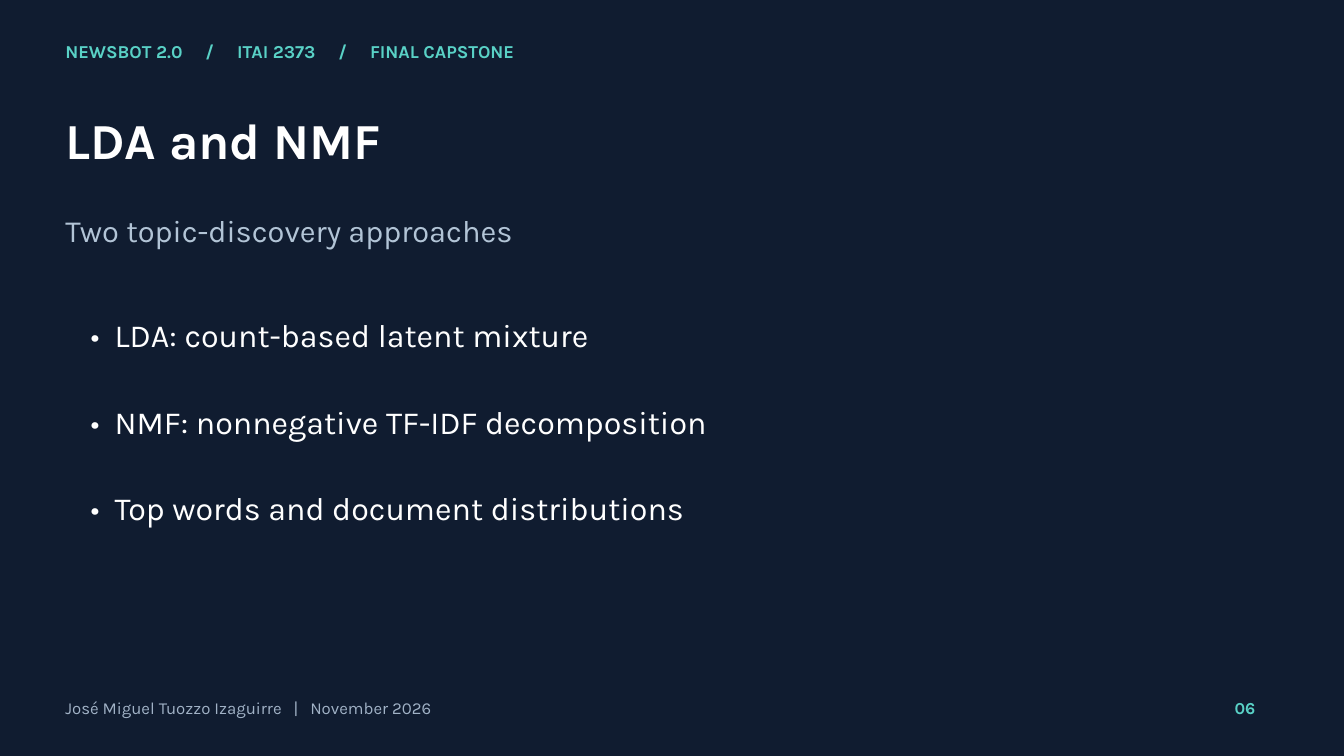
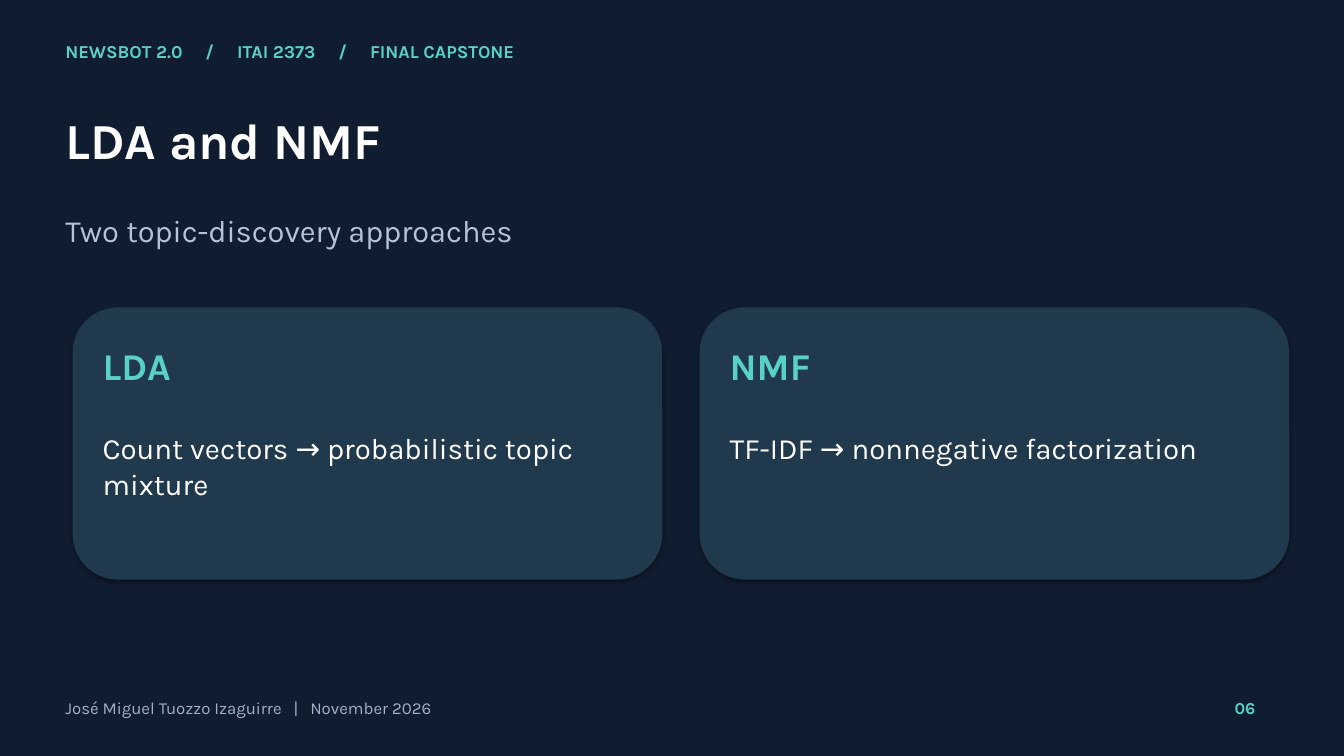
Before and after one commit to jtuozzo1616/Jose-Tuozzo-AI-Portfolio, a slide deck: slide 6 of ITAI2373-NewsBot-Final/reports/presentation.pptx. Drawn at 1344x756 pixels with LibreOffice and Linux fonts; fonts in the diff are those of the drawing. Boxes give left, top, right and bottom in pixels: in the first picture for what was removed or moved away, otherwise in the second. Text is boxed around its words. In the diff, an @@ line names an element or a change of style, - is before the commit and + after.

```diff
--- a/ITAI2373-NewsBot-Final/reports/presentation.pptx
+++ b/ITAI2373-NewsBot-Final/reports/presentation.pptx
@@ rounded rectangle added at (x1=73, y1=308, x2=662, y2=580), fill #20394D @@
@@ text removed at (x1=115, y1=325, x2=588, y2=348) @@
-• LDA: count-based latent mixture
@@ rounded rectangle added at (x1=700, y1=308, x2=1290, y2=580), fill #20394D @@
@@ text added at (x1=103, y1=355, x2=171, y2=380), 27 pt, text #59D1C6, bold @@
+LDA
@@ text added at (x1=730, y1=355, x2=811, y2=380), 27 pt, text #59D1C6, bold @@
+NMF
@@ text removed at (x1=115, y1=412, x2=706, y2=442) @@
-• NMF: nonnegative TF-IDF decomposition
@@ text added at (x1=103, y1=439, x2=573, y2=496), 21 pt, text #FFFFFF @@
+Count vectors → probabilistic topic mixture
@@ text added at (x1=730, y1=438, x2=1197, y2=466), 21 pt, text #FFFFFF @@
+TF-IDF → nonnegative factorization
@@ text removed at (x1=115, y1=498, x2=684, y2=528) @@
-• Top words and document distributions
```
Also in this commit, not shown: 17 other slides changed, 33 other files.
